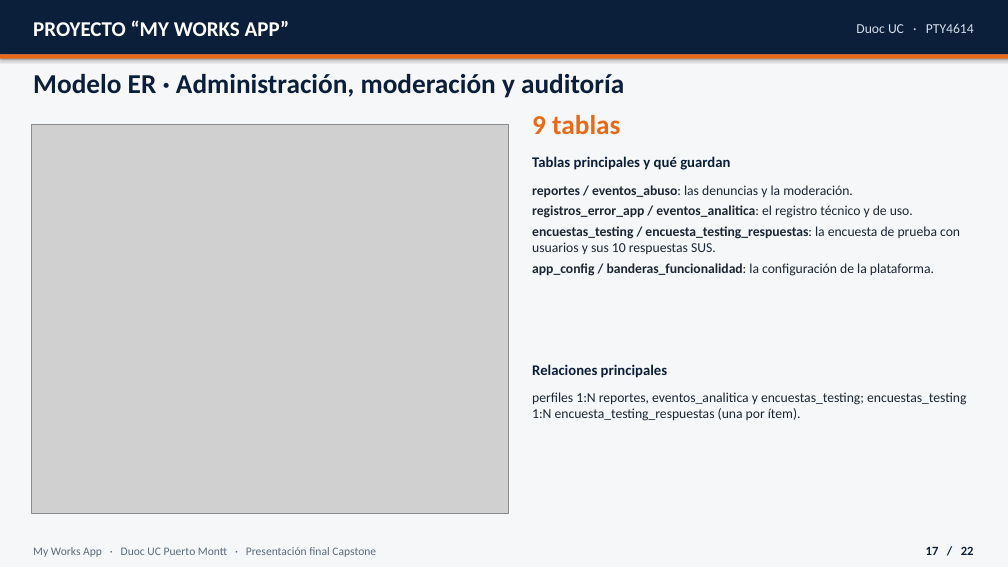
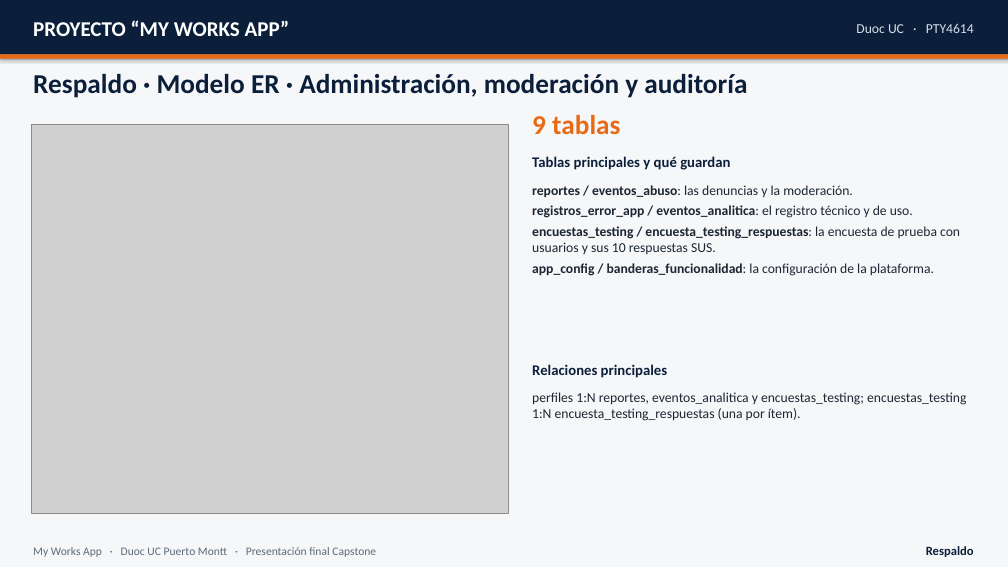
Before and after one commit to MathiasAlejandr0/MyWorksAppProyect, a slide deck: slide 22 of Fase 2/Presentacion_final_MyWorksApp.pptx (slide 17 before the commit). Drawn at 1008x567 pixels with LibreOffice and Linux fonts; fonts in the diff are those of the drawing; grey boxes stand for pictures. Boxes give left, top, right and bottom in pixels: in the first picture for what was removed or moved away, otherwise in the second. Text is boxed around its words. In the diff, an @@ line names an element or a change of style, - is before the commit and + after.

```diff
--- a/Fase 2/Presentacion_final_MyWorksApp.pptx
+++ b/Fase 2/Presentacion_final_MyWorksApp.pptx
@@ text at [33, 74, 747, 98]: text changed @@
-Modelo ER · Administración, moderación y auditoría
+Respaldo · Modelo ER · Administración, moderación y auditoría
@@ text at [926, 546, 974, 557]: text changed @@
-17 / 22
+Respaldo
```
Also in this commit, not shown: 20 other slides changed, 5 other files.
